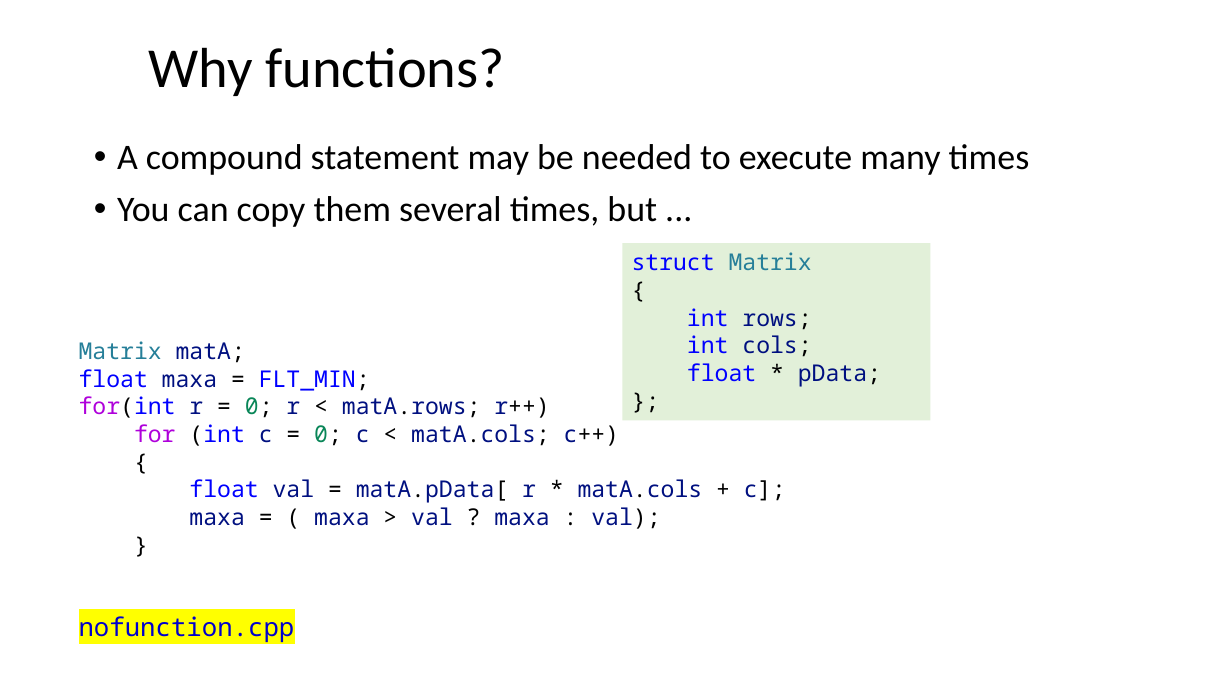
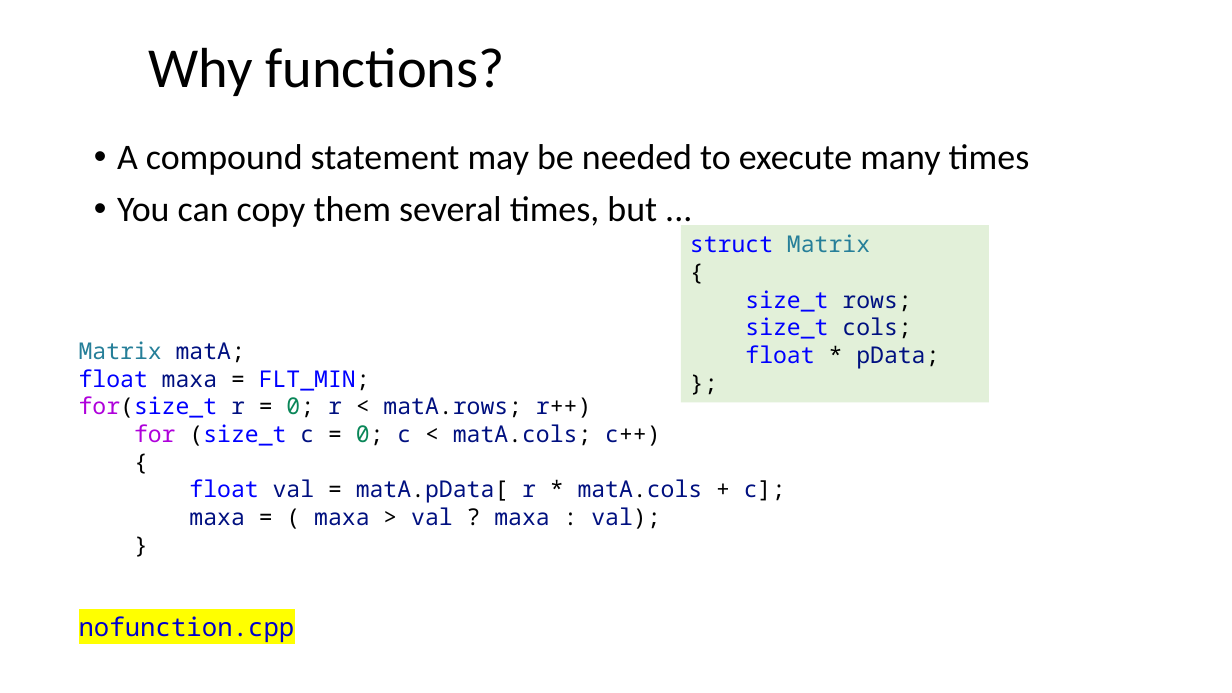
Before and after one commit to ShiqiYu/CPP, a slide deck: slide 3 of week06/Lecture06.pptx. Drawn at 1232x693 pixels with LibreOffice and Linux fonts; fonts in the diff are those of the drawing; background and template pictures are left out. Boxes give left, top, right and bottom in pixels: in the first picture for what was removed or moved away, otherwise in the second. Text is boxed around its words. In the diff, an @@ line names an element or a change of style, - is before the commit and + after.

Commit message:
udpate size_t

```diff
--- a/week06/Lecture06.pptx
+++ b/week06/Lecture06.pptx
@@ rectangle "struct Matrix": place and size @@
-rectangle "struct Matrix" at box(623, 243, 931, 421)
+rectangle "struct Matrix" at box(681, 226, 989, 403)
@@ text in rectangle at box(745, 290, 911, 339): text changed; text colour #001080 to #0000FF @@
-int rows;
-int cols;
+size_t rows;
+size_t cols;
@@ text at box(79, 396, 660, 446): text changed @@
-for(int r = 0; r < matA.rows; r++)
-for (int c = 0; c < matA.cols; c++)
+for(size_t r = 0; r < matA.rows; r++)
+for (size_t c = 0; c < matA.cols; c++)
```
Also in this commit, not shown: 6 other slides changed, 6 other files.
